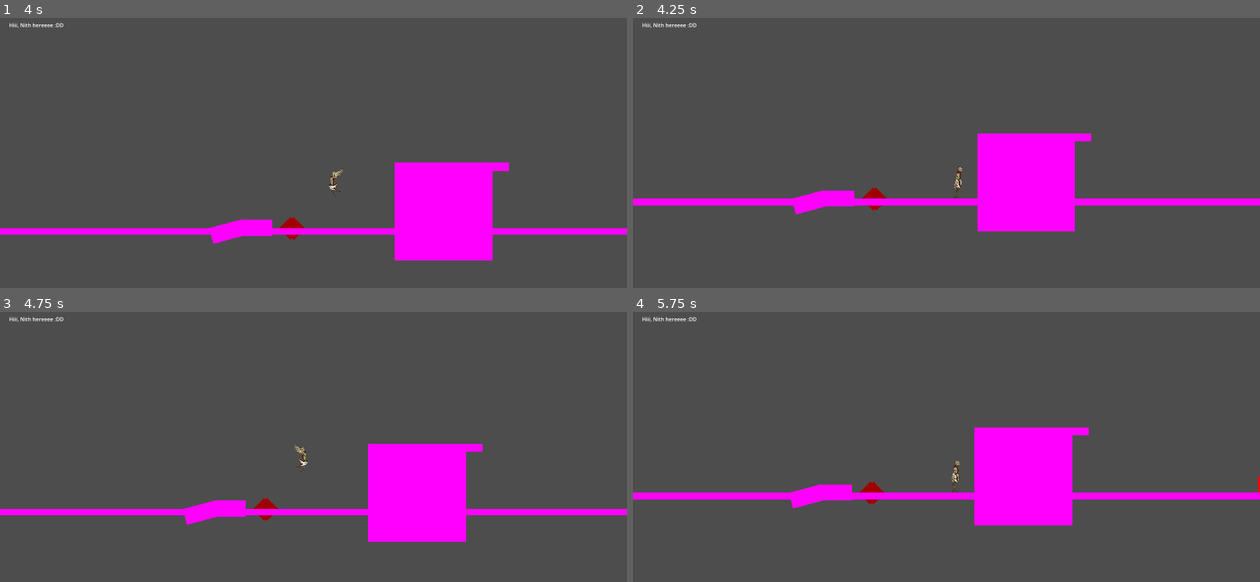
Above: before the commit, frames 1-4 (two rows, left to right).
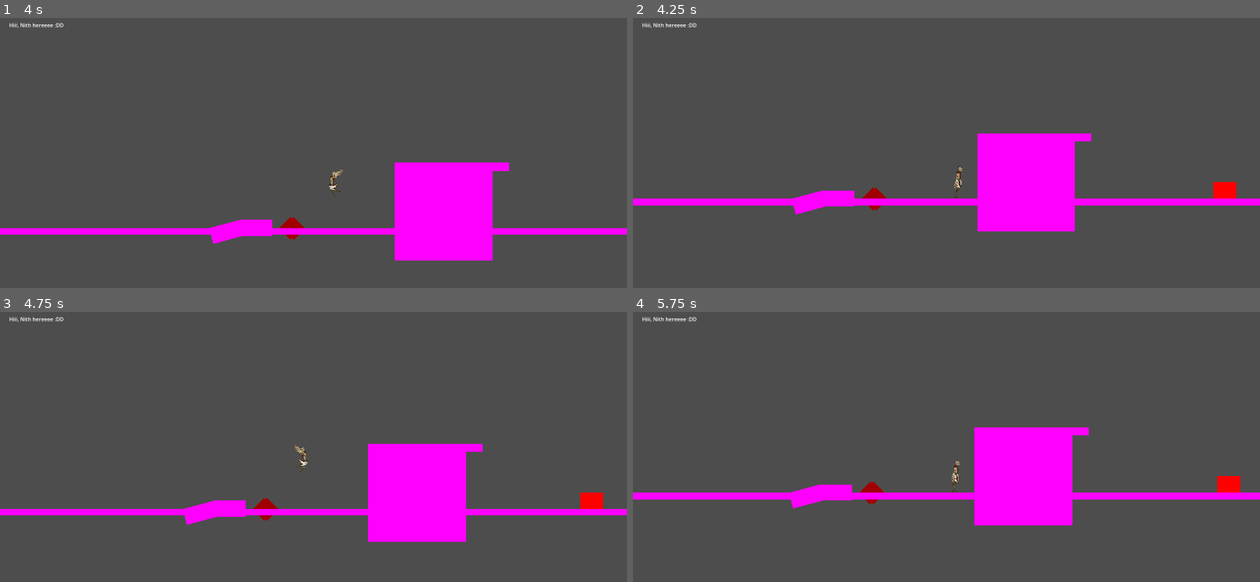
Above: after the commit, the same moments.

Repository: M4przybysz/Kamen-z-serca
Game: Godot game, scene res://src/main/main.tscn
The game is run twice, just before and just after one commit, with the same random seed, the same clock (stepped at 60 frames per second) and the same inputs.
Inputs (mouse positions are in pixels of both pictures, inside the frame that each line leads up to):
- Up to frame 1 (4 s): move the mouse to (451, 158) at 0.52 s; hold D (move_right) 0.53-2.03 s; tap Mouse wheel down (change_feather_down) at 0.6 s; tap Space (jump) at 0.77, 1.52, 3.02, 3.77 s; move the mouse to (188, 193) at 1.27 s; tap Mouse wheel up (change_feather_up) at 1.35 s; move the mouse to (376, 99) at 2.02 s; hold A (move_left) 2.03-2.78 s; tap Middle mouse button (feather_throw) at 2.1 s; move the mouse to (282, 247) at 2.77 s; hold D (move_right) from 2.78 s (still down); tap Q (shield_use) at 2.85 s; move the mouse to (501, 228) at 3.52 s; tap Shift (slide_and_air_dash) at 3.6 s
- Up to frame 2 (4.25 s): keep holding D (move_right)
- Up to frame 3 (4.75 s): move the mouse to (125, 417) at 4.27 s; release D (move_right) at 4.28 s; hold A (move_left) from 4.28 s (still down); right-click (125, 417) at 4.35 s; tap Space (jump) at 4.52 s
- Up to frame 4 (5.75 s): move the mouse to (977, 471) at 5.02 s; release A (move_left) at 5.03 s; hold D (move_right) from 5.03 s (still down); click (977, 471) at 5.1 s

Frame 1 is identical in both runs. In frame 2, 0.2% of the frame differs, in the area x 92-97%, y 60-67%; in frame 3, 0.2%; in frame 4, 0.3%, in the area x 93-100%, y 60-67%.

Commit message:
Finished enemy template AI and fixed feather position bug

Diff:
--- a/la_creatura_game/src/feather/feather.gd
+++ b/la_creatura_game/src/feather/feather.gd
@@ -37,7 +37,7 @@
 	isThrown = false
 	visible = false
 	hitbox_collision.disabled = true
-	global_position = player.global_position + Vector2(25, 50)
+	global_position = player.global_position
 	flight_timer.stop()
 	flight_timer.wait_time = flight_time
 
--- a/la_creatura_game/src/templates/characters/enemy_template.gd
+++ b/la_creatura_game/src/templates/characters/enemy_template.gd
@@ -7,11 +7,17 @@
 @onready var reset_hp_timer: Timer = $Timers/ResetHPTimer
 @onready var attack_timer: Timer = $Timers/AttackTimer
 
+@onready var player: CharacterBody2D = $"../../../Player"
+
+
 # Movement variables
-@export var movement_speed = 200.0
+@export var movement_speed = 150.0
 var starting_point: Vector2
-@export var idle_distance: int = 250
-@export var combat_distance: int = 500
+var left_movement_limit: float
+var right_movement_limit: float
+var target: float
+@export var movement_range_left: int = 250
+@export var movement_range_right: int = 250
 
 # Combat variables
 @export var max_hp: int = 3
@@ -29,14 +35,15 @@
 # Dynamic playthrough variables
 var state = "idle"
 var direction = 0
-var last_direction = 1
 var seesPlayer = false
-var playerTooFar = true
 var playerInRange = false
 
 func _ready() -> void:
 	starting_point = global_position
+	left_movement_limit = starting_point.x - movement_range_left
+	right_movement_limit = starting_point.x + movement_range_right
 	hp = max_hp
+	target = global_position.x
 
 func _physics_process(delta: float) -> void:
 	# Add the gravity.
@@ -58,7 +65,7 @@
 # State machine handling
 #########################################
 func state_machine():
-	# Check lots of conditions to determine the state
+	check_distance_to_player()
 
 	match state:
 		"idle":
@@ -70,21 +77,21 @@
 			if seesPlayer:
 				state = "combat"
 			else:
-				pass
+				idle_movement()
 		"combat":
 			if !seesPlayer:
 				state = "idle"
-			elif playerTooFar:
+			elif !playerInRange:
 				state = "combat_movement"
 			elif playerInRange:
 				state = "attack"
 		"combat_movement":
-			if playerInRange:
+			if playerInRange || !seesPlayer:
 				state = "combat"
 			else:
-				pass
+				combat_movement()
 		"attack":
-			if playerTooFar:
+			if !playerInRange:
 				state = "combat"
 			else:
 				attack()
@@ -123,10 +130,13 @@
 #########################################
 func _on_reset_hp_timer_timeout() -> void:
 	hp = max_hp
+	print(hp)
+	reset_hp_timer.stop()
 
 func _on_attack_timer_timeout() -> void:
 	example_attack_collision.visible = false
 	example_attack_collision.disabled = true
+	attack_timer.stop()
 
 #########################################
 # Combat handling
@@ -145,6 +155,38 @@
 func attack() -> void:
 	example_attack_collision.visible = true
 	example_attack_collision.disabled = false
+	attack_timer.start()
 
-func checkDistanceTooPlayer() -> void:
-	pass
+func check_distance_to_player() -> void:
+	if player.global_position.x < left_movement_limit || player.global_position.x > right_movement_limit:
+		seesPlayer = false
+		if hp < max_hp && reset_hp_timer.is_stopped():
+			reset_hp_timer.start()
+	else:
+		seesPlayer = true
+		if abs(player.global_position.x - global_position.x) > 100:
+			playerInRange = false
+		else:
+			playerInRange = true
+
+
+func combat_movement() -> void:
+	target = player.global_position.x
+
+	if target > global_position.x:
+		direction = 1
+	elif target < global_position.x:
+		direction = -1
+	else:
+		direction = 0
+
+func idle_movement() -> void:
+	if global_position.x < target + 3 && global_position.x > target - 3:
+		target = randi() % int(right_movement_limit - left_movement_limit) + left_movement_limit
+
+	if target > global_position.x:
+		direction = 1
+	elif target < global_position.x:
+		direction = -1
+	else:
+		direction = 0
--- a/la_creatura_game/src/templates/characters/enemy_template.tscn
+++ b/la_creatura_game/src/templates/characters/enemy_template.tscn
@@ -38,7 +38,7 @@
 }]
 
 [sub_resource type="RectangleShape2D" id="RectangleShape2D_li7yr"]
-size = Vector2(20, 50)
+size = Vector2(40, 50)
 
 [node name="EnemyTemplate" type="CharacterBody2D"]
 collision_layer = 16
@@ -87,14 +87,14 @@
 
 [node name="CollisionShape2D" type="CollisionShape2D" parent="Attacks/ExampleAttack"]
 visible = false
-position = Vector2(45, 0)
+position = Vector2(55, 0)
 shape = SubResource("RectangleShape2D_li7yr")
 disabled = true
 
 [node name="ColorRect" type="ColorRect" parent="Attacks/ExampleAttack/CollisionShape2D"]
-offset_left = -10.0
+offset_left = -20.0
 offset_top = -25.0
-offset_right = 10.0
+offset_right = 20.0
 offset_bottom = 25.0
 color = Color(1, 0, 0, 0.501961)
 metadata/_edit_use_anchors_ = true
